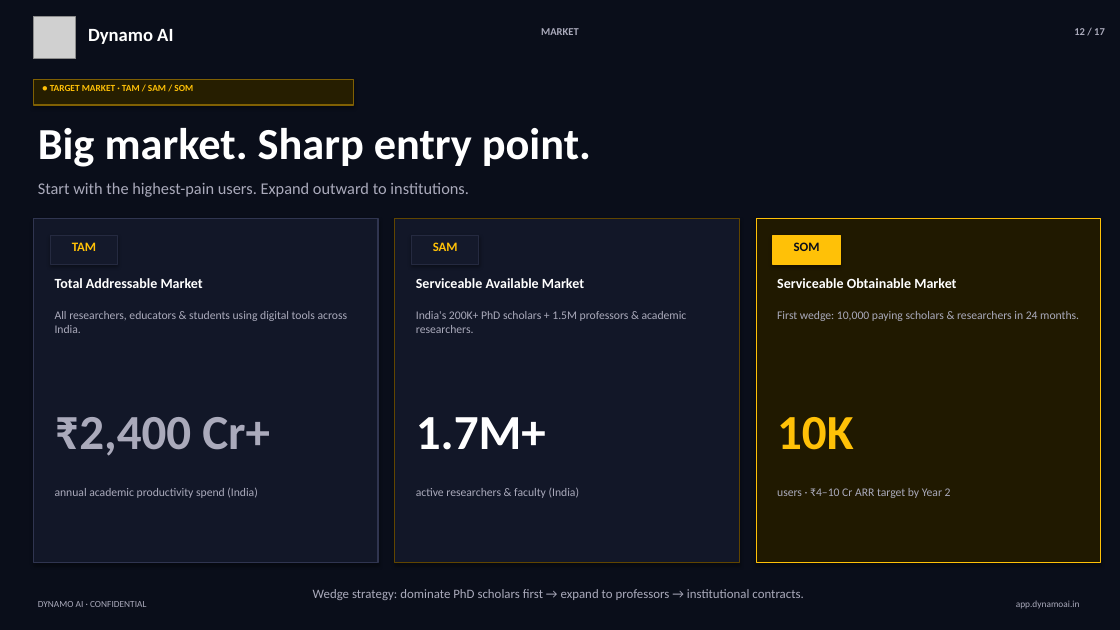
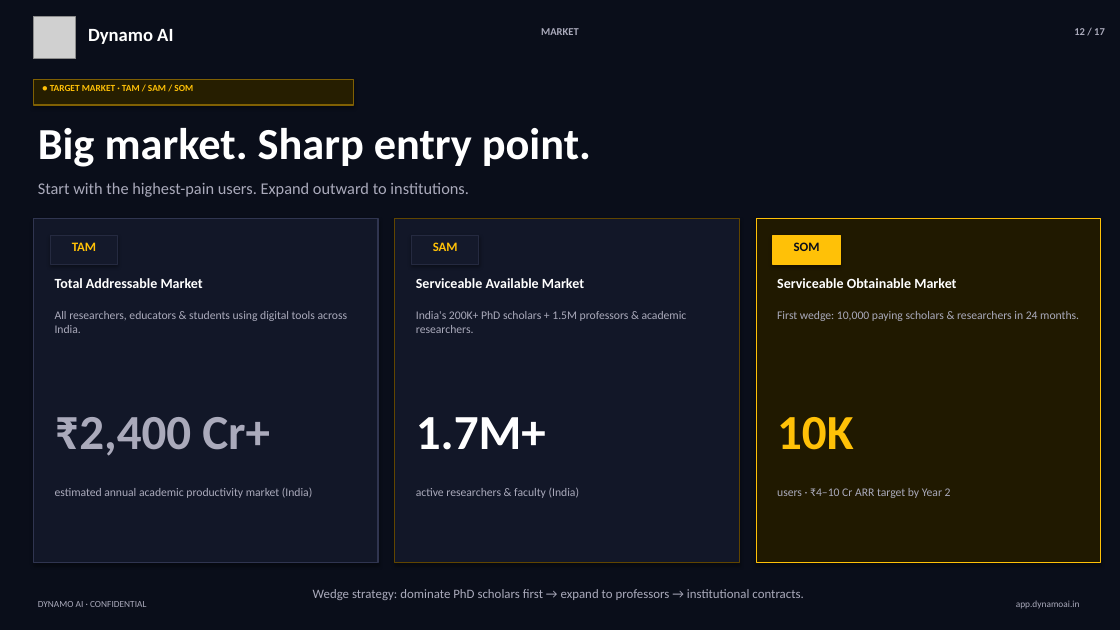
Before and after one commit to Anish0605/App_Dynamo_AI, a slide deck: slide 12 of Dynamo_AI_Pitch_Deck.pptx. Drawn at 1120x630 pixels with LibreOffice and Linux fonts; fonts in the diff are those of the drawing; grey boxes stand for pictures. Boxes give left, top, right and bottom in pixels: in the first picture for what was removed or moved away, otherwise in the second. Text is boxed around its words. In the diff, an @@ line names an element or a change of style, - is before the commit and + after.

```diff
--- a/Dynamo_AI_Pitch_Deck.pptx
+++ b/Dynamo_AI_Pitch_Deck.pptx
@@ text at (x1=55, y1=488, x2=312, y2=498): text changed @@
-annual academic productivity spend (India)
+estimated annual academic productivity market (India)
```
Also in this commit, not shown: 5 other files.
